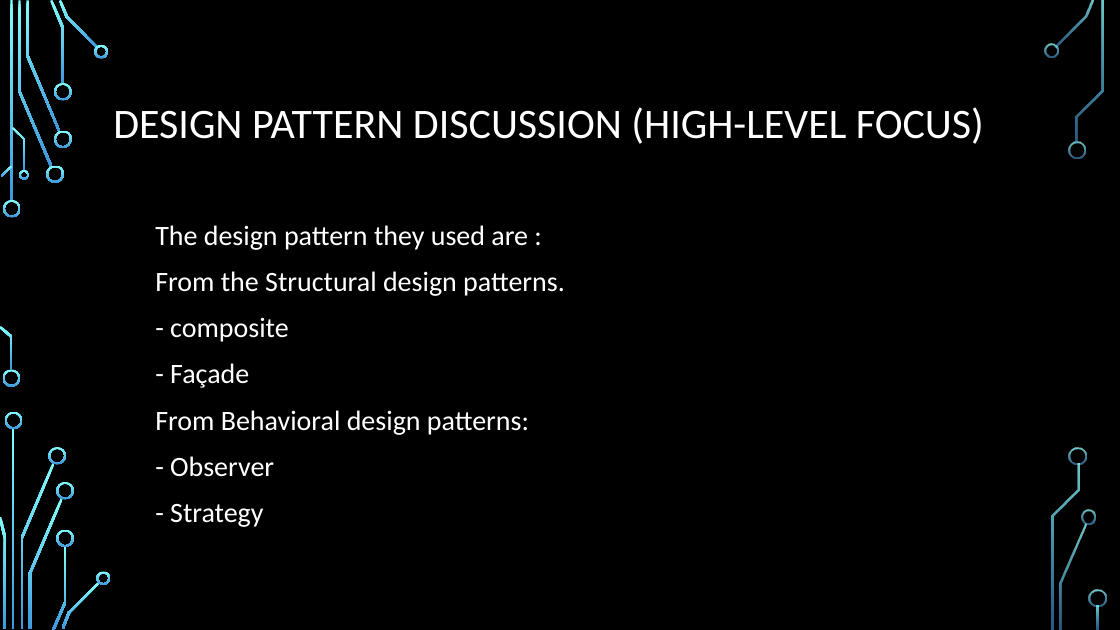
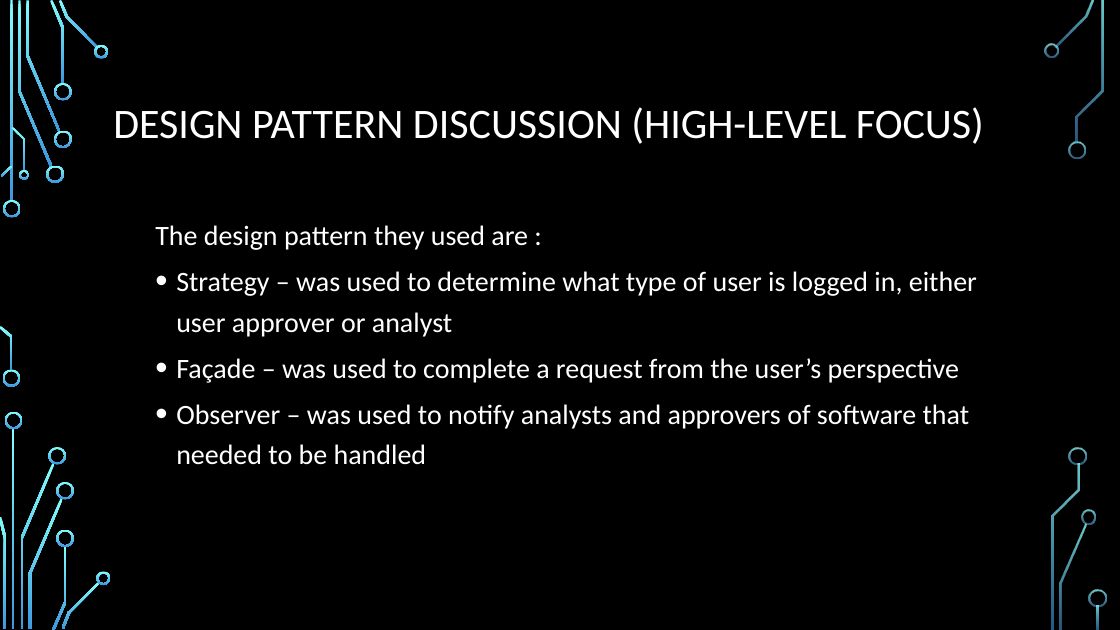
Before and after one commit to ureginastudent/PROJECT, a slide deck: slide 12 of Milestone 7/ENSE 470 Milestone 7.pptx (slide 9 before the commit). Drawn at 1120x630 pixels with LibreOffice and Linux fonts; fonts in the diff are those of the drawing; background and template pictures are left out. Boxes give left, top, right and bottom in pixels: in the first picture for what was removed or moved away, otherwise in the second. Text is boxed around its words. In the diff, an @@ line names an element or a change of style, - is before the commit and + after.

```diff
--- a/Milestone 7/ENSE 470 Milestone 7.pptx
+++ b/Milestone 7/ENSE 470 Milestone 7.pptx
@@ text at bbox=[176, 271, 977, 465]: text changed @@
-  From the Structural design patterns.
-  - composite
-  - Façade
-  From Behavioral design patterns:
-  - Observer
-  - Strategy
+  • Strategy – was used to determine what type of user is logged in, either user approver or analyst
+  • Façade – was used to complete a request from the user’s perspective
+  • Observer – was used to notify analysts and approvers of software that needed to be handled
```
Also in this commit, not shown: 1 other slide changed, 4 slides added, 1 slide removed.
